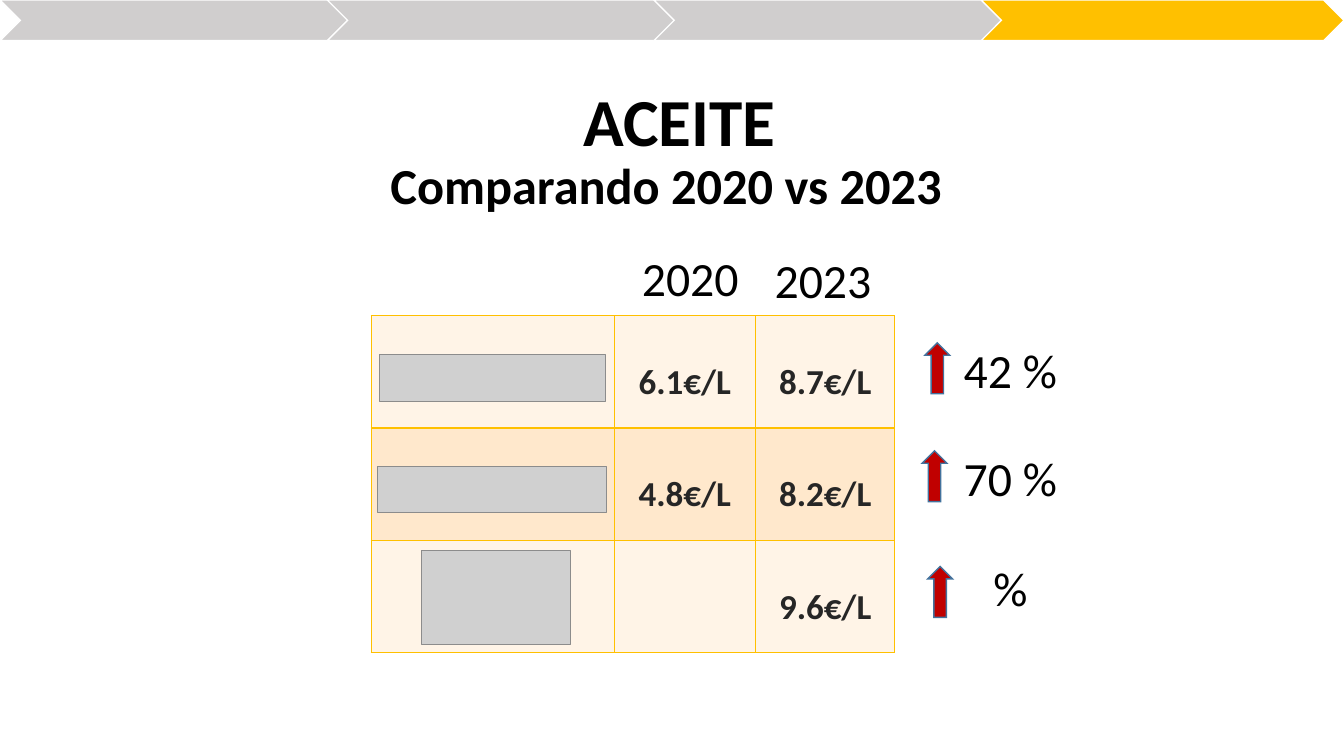
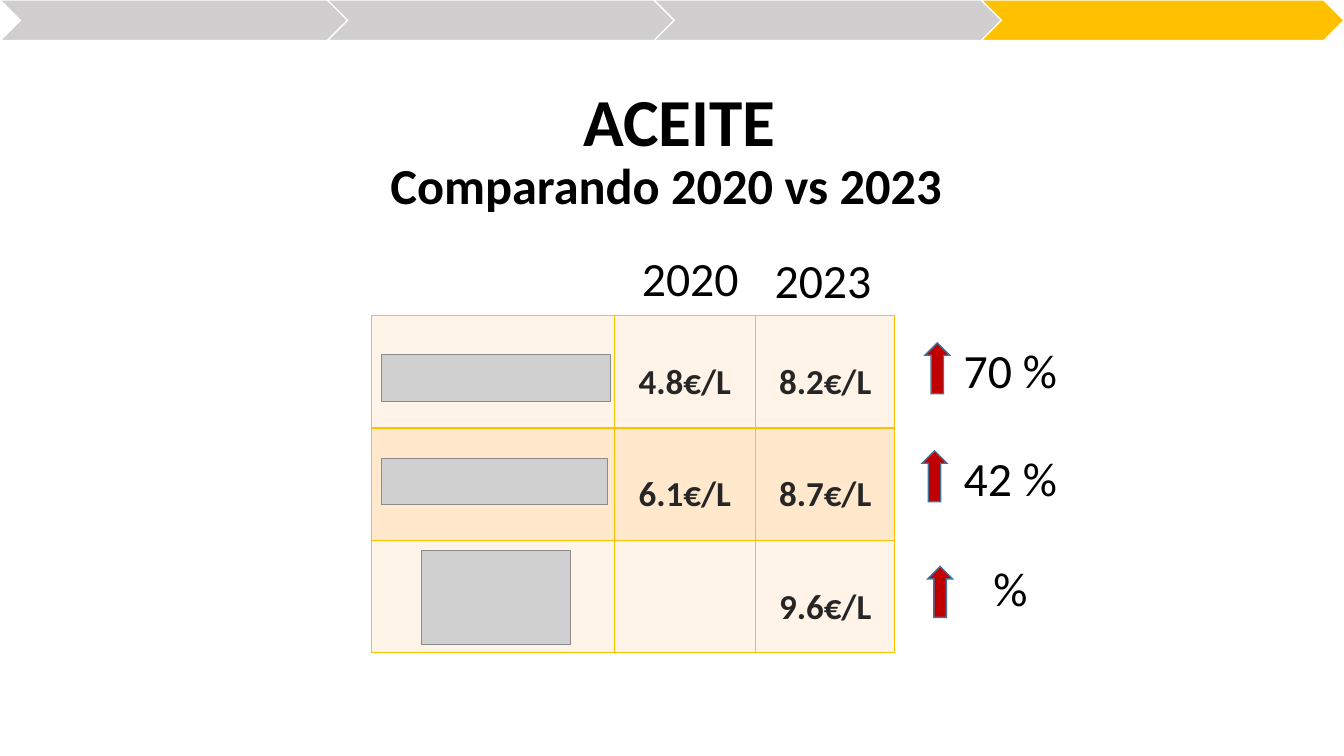
Before and after one commit to lourdes-gomez/EDA-Analisis-precios-alimentos, a slide deck: slide 9 of código/Utils/power points/categorias.pptx. Drawn at 1344x756 pixels with LibreOffice and Linux fonts; fonts in the diff are those of the drawing; grey boxes stand for pictures. Boxes give left, top, right and bottom in pixels: in the first picture for what was removed or moved away, otherwise in the second. Text is boxed around its words. In the diff, an @@ line names an element or a change of style, - is before the commit and + after.

```diff
--- a/código/Utils/power points/categorias.pptx
+++ b/código/Utils/power points/categorias.pptx
@@ table at box(371, 316, 894, 652) @@
+row 1:  | 4.8€/L | 8.2€/L
-row 2:  | 4.8€/L | 8.2€/L
@@ picture: place and size @@
-picture at box(378, 466, 607, 512)
+picture at box(382, 355, 611, 401)
@@ text "70 %": place and size @@
-text "70 %" at box(964, 465, 1012, 497)
+text "70 %" at box(964, 357, 1012, 389)
@@ picture: place and size @@
-picture at box(379, 355, 605, 401)
+picture at box(382, 458, 608, 504)
@@ text "42 %": place and size @@
-text "42 %" at box(964, 357, 1012, 388)
+text "42 %" at box(964, 465, 1012, 496)
```
Also in this commit, not shown: 5 other slides changed, 4 other files.
